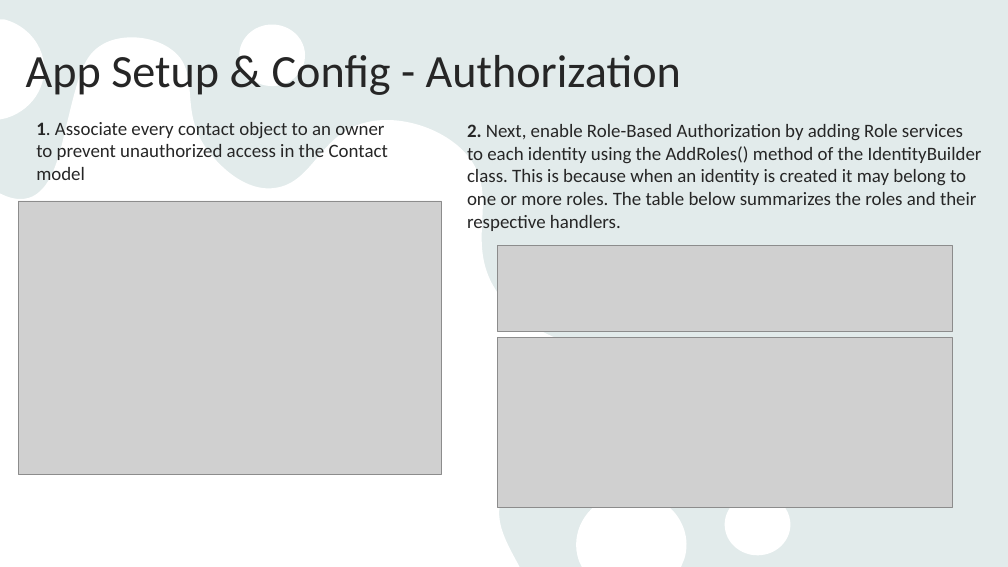
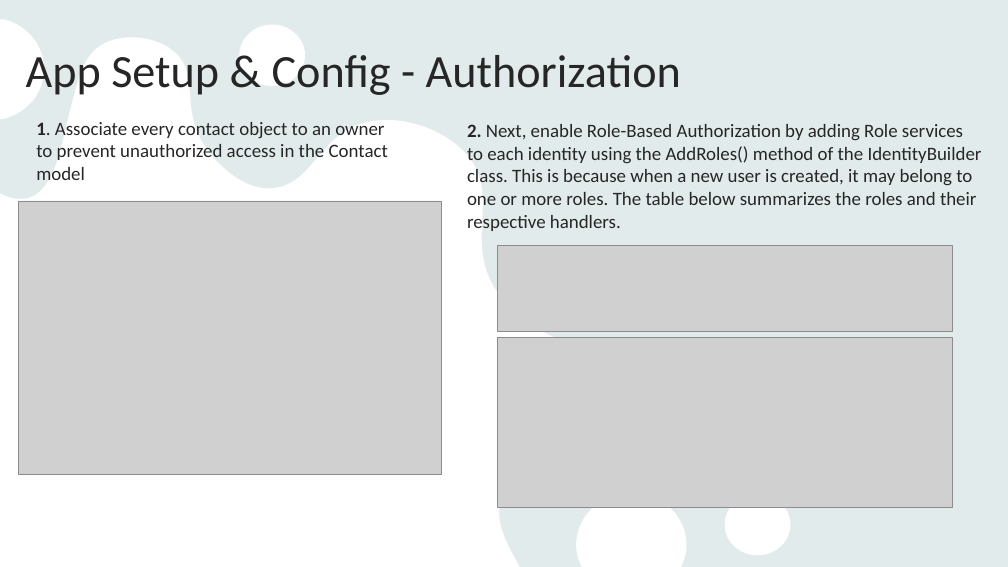
Before and after one commit to habeeb-omotunde/FinalProject_BDAT1001, a slide deck: slide 10 of Group 2 Presentation.pptx. Drawn at 1008x567 pixels with LibreOffice and Linux fonts; fonts in the diff are those of the drawing; grey boxes stand for pictures. Boxes give left, top, right and bottom in pixels: in the first picture for what was removed or moved away, otherwise in the second. Text is boxed around its words. In the diff, an @@ line names an element or a change of style, - is before the commit and + after.

```diff
--- a/Group 2 Presentation.pptx
+++ b/Group 2 Presentation.pptx
@@ text at bbox=[467, 124, 982, 231]: text changed @@
-2. Next, enable Role-Based Authorization by adding Role services to each identity using the AddRoles() method of the IdentityBuilder class. This is because when an identity is created it may belong to one or more roles. The table below summarizes the roles and their respective handlers.
+2. Next, enable Role-Based Authorization by adding Role services to each identity using the AddRoles() method of the IdentityBuilder class. This is because when a new user is created, it may belong to one or more roles. The table below summarizes the roles and their respective handlers.
```
Also in this commit, not shown: 4 other slides changed.
